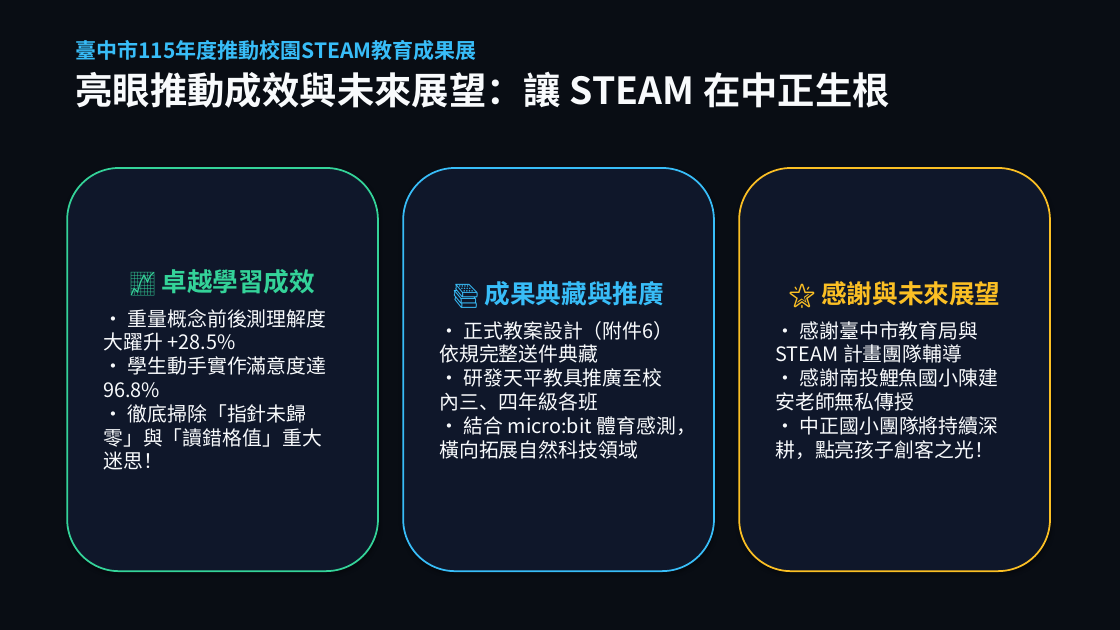
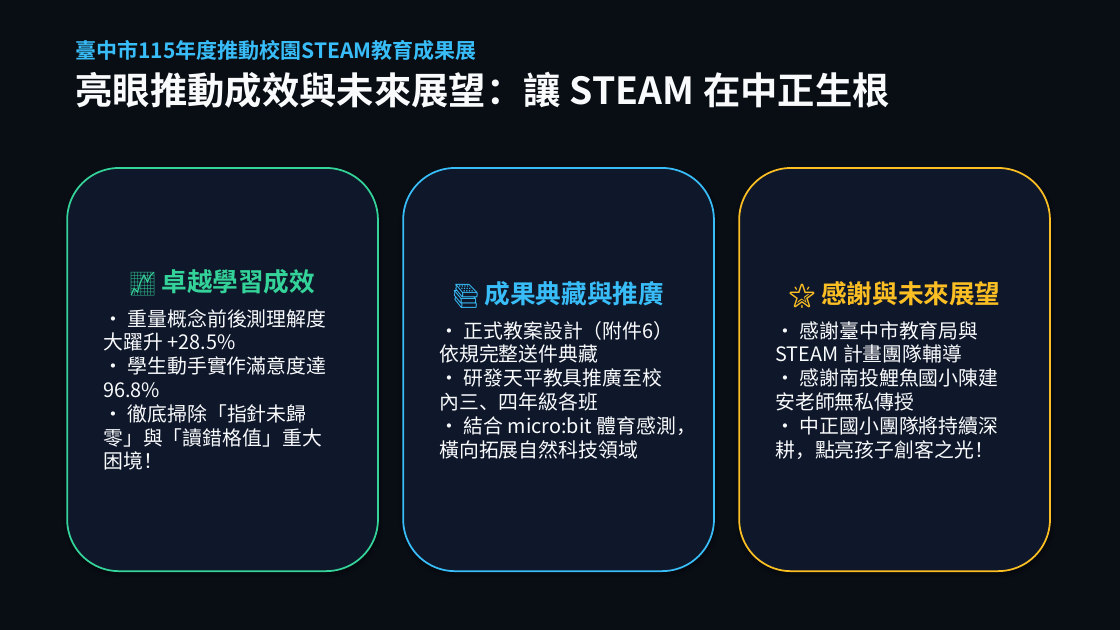
Before and after one commit to asc103138/steam-community-docs, a slide deck: slide 22 of 成果展繳交資料/臺中市梧棲區中正國小_STEAM成果展_5分鐘現場分享會簡報.pptx. Drawn at 1120x630 pixels with LibreOffice and Linux fonts; fonts in the diff are those of the drawing; background and template pictures are left out; a plain dark background stands for a picture behind light text. Boxes give left, top, right and bottom in pixels: in the first picture for what was removed or moved away, otherwise in the second. Text is boxed around its words. In the diff, an @@ line names an element or a change of style, - is before the commit and + after.

Commit message:
feat: 徹底修正拉桿方向邏輯，全面移除課堂迷思，100% 圍繞社群研發作為與具體成效

```diff
--- a/成果展繳交資料/臺中市梧棲區中正國小_STEAM成果展_5分鐘現場分享會簡報.pptx
+++ b/成果展繳交資料/臺中市梧棲區中正國小_STEAM成果展_5分鐘現場分享會簡報.pptx
@@ text in rounded rectangle at <box>103,309,327,470</box>: text changed @@
-• 重量概念前後測理解度大躍升 +28.5%
-• 學生動手實作滿意度達 96.8%
-• 徹底掃除「指針未歸零」與「讀錯格值」重大迷思！
+• 重量概念前後測理解度大躍升 +28.5%
+• 學生動手實作滿意度達 96.8%
+• 徹底掃除「指針未歸零」與「讀錯格值」重大困境！
```
Also in this commit, not shown: 9 other slides changed, 2 slides added, 2 slides removed, 12 other files.
